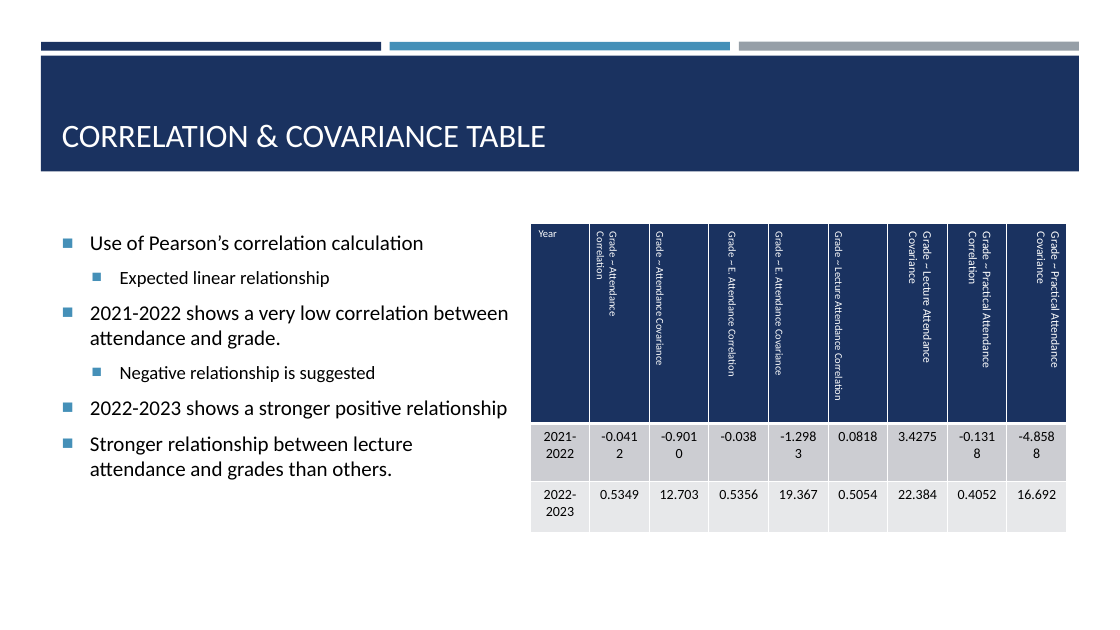
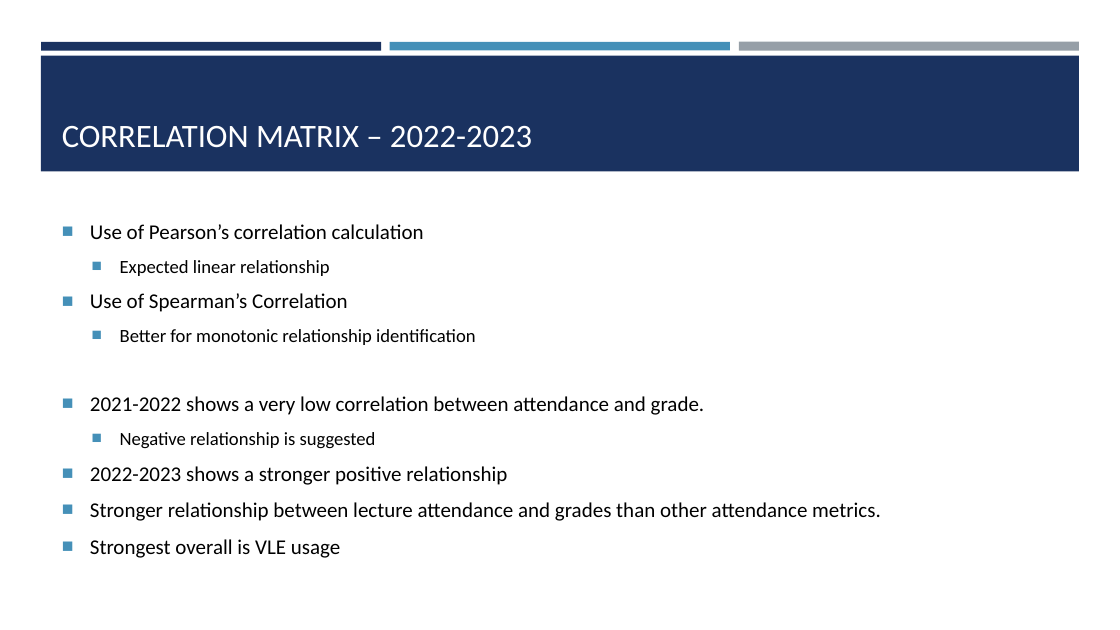
Before and after one commit to ChrisAcornleyPhD/CAP512Data, a slide deck: slide 27 of scripts/CAP512.pptx (slide 24 before the commit). Drawn at 1120x630 pixels with LibreOffice and Linux fonts; fonts in the diff are those of the drawing. Boxes give left, top, right and bottom in pixels: in the first picture for what was removed or moved away, otherwise in the second. Text is boxed around its words. In the diff, an @@ line names an element or a change of style, - is before the commit and + after.

```diff
--- a/scripts/CAP512.pptx
+++ b/scripts/CAP512.pptx
@@ title at [62, 125, 532, 148]: text changed @@
-CORRELATION & COVARIANCE TABLE
+CORRELATION MATRIX – 2022-2023
@@ table removed at [530, 223, 1067, 520], 3 rows, 9 columns @@
-Year | Grade ~ Attendance / Correlation | Grade ~ Attendance Covariance | Grade ~ E. Attendance Correlation | Grade ~ E. Attendance Covariance | Grade ~ Lecture Attendance Correlation | Grade ~ Lecture Attendance Covariance | Grade ~ Practical Attendance Correlation | Grade ~ Practical Attendance Covariance
-2021-2022 | -0.0412 | -0.9010 | -0.038 | -1.2983 | 0.0818 | 3.4275 | -0.1318 | -4.8588
-2022-2023 | 0.5349 | 12.703 | 0.5356 | 19.367 | 0.5054 | 22.384 | 0.4052 | 16.692
@@ text at [90, 293, 476, 345]: paragraphs added @@
+■ Use of Spearman’s Correlation
+  ■ Better for monotonic relationship identification
@@ text at [90, 502, 881, 558]: text changed @@
-■ Stronger relationship between lecture attendance and grades than others.
+■ Stronger relationship between lecture attendance and grades than other attendance metrics.
+■ Strongest overall is VLE usage
```
Also in this commit, not shown: 12 other slides changed, 6 slides added, 2 slides removed, 22 other files.
